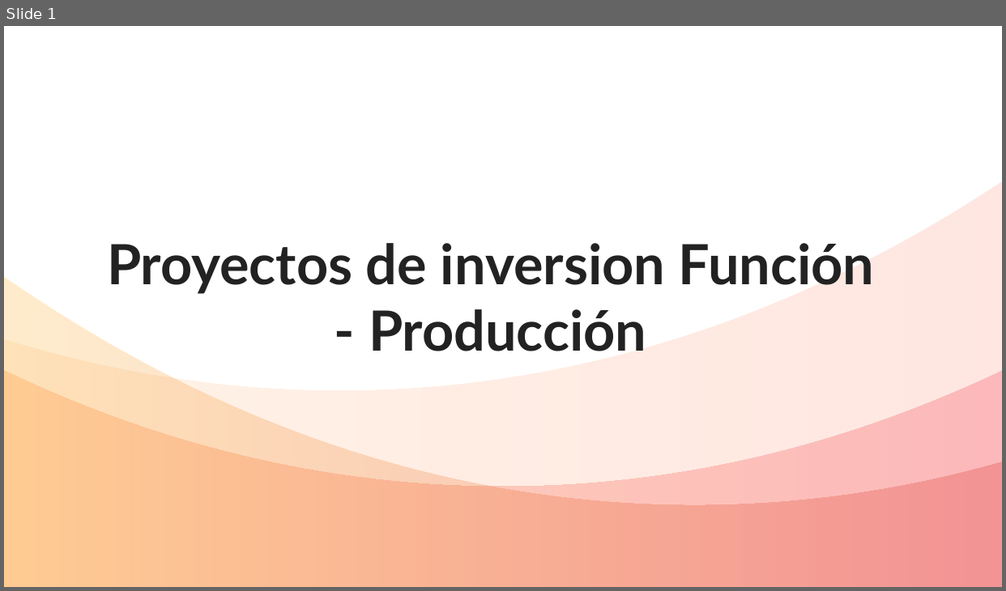
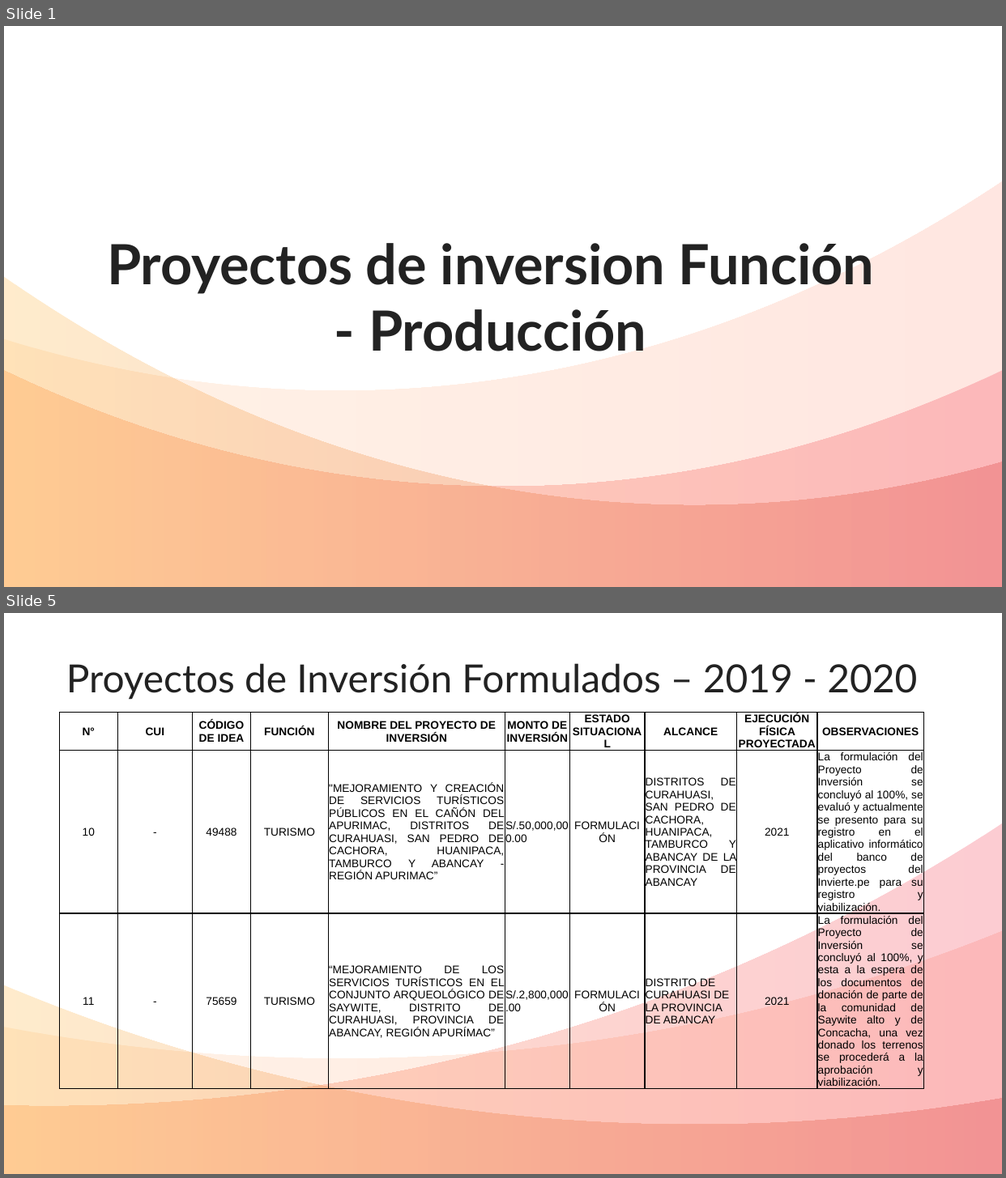
Before and after one commit to ORFEI-GRAP/Gestion-ORFEI, a slide deck: Proyectos Funcion - PRODUCCIÓN.pptx. Shown one above the other, each under a label of ours: slide 1 before the commit, slides 1 and 5 after it; the slides between them are not shown. The pictures are 1006x591 and 1006x1178 pixels, drawn with LibreOffice and Linux fonts; fonts in the diff are those of the drawing. Boxes give left, top, right and bottom in pixels: in the first picture for what was removed or moved away, otherwise in the second. Text is boxed around its words. In the diff, an @@ line names an element or a change of style, - is before the commit and + after.

```diff
--- a/Proyectos Funcion - PRODUCCIÓN.pptx
+++ b/Proyectos Funcion - PRODUCCIÓN.pptx
@@ slide 5 added at bbox=[4, 613, 1002, 1174], background #FFFFFF @@
@@ text added at bbox=[66, 663, 917, 700], 28 pt, text #222222 @@
+Proyectos de Inversión Formulados – 2019 - 2020
@@ table added at bbox=[60, 713, 924, 1114], 3 rows, 10 columns @@
+N° | CUI | CÓDIGO DE IDEA | FUNCIÓN | NOMBRE DEL PROYECTO DE INVERSIÓN | MONTO DE INVERSIÓN | ESTADO SITUACIONAL | ALCANCE | EJECUCIÓN FÍSICA PROYECTADA | OBSERVACIONES
+10 | - | 49488 | TURISMO | "MEJORAMIENTO Y CREACIÓN DE SERVICIOS TURÍSTICOS PÚBLICOS EN EL CAÑÓN DEL APURIMAC, DISTRITOS DE CURAHUASI, SAN PEDRO DE CACHORA, HUANIPACA, TAMBURCO Y ABANCAY - REGIÓN APURIMAC” | S/.50,000,000.00 | FORMULACIÓN | DISTRITOS DE CURAHUASI, SAN PEDRO DE CACHORA, HUANIPACA, TAMBURCO Y ABANCAY DE LA PROVINCIA DE ABANCAY | 2021 | La formulación del Proyecto de Inversión se concluyó al 100%, se evaluó y actualmente se presento para su registro en el aplicativo informático del banco de proyectos del Invierte.pe para su registro y viabilización.
+11 | - | 75659 | TURISMO | “MEJORAMIENTO DE LOS SERVICIOS TURÍSTICOS EN EL CONJUNTO ARQUEOLÓGICO DE SAYWITE, DISTRITO DE CURAHUASI, PROVINCIA DE ABANCAY, REGIÓN APURÍMAC” | S/.2,800,000.00 | FORMULACIÓN | DISTRITO DE CURAHUASI DE LA PROVINCIA DE ABANCAY | 2021 | La formulación del Proyecto de Inversión se concluyó al 100%, y esta a la espera de los documentos de donación de parte de la comunidad de Saywite alto y de Concacha, una vez donado los terrenos se procederá a la aprobación y viabilización.
@@ freeform shape added at bbox=[4, 824, 1002, 1174], fill gradient #F20122 to #FF6A00 @@
@@ freeform shape added at bbox=[4, 931, 1002, 1174], fill gradient #FFC486 to #FF866B @@
@@ freeform shape added at bbox=[4, 986, 1002, 1174], fill gradient #FF9F00 to #CC0000 @@
```
Also in this commit, not shown: 3 slides changed, 1 other slide added.
